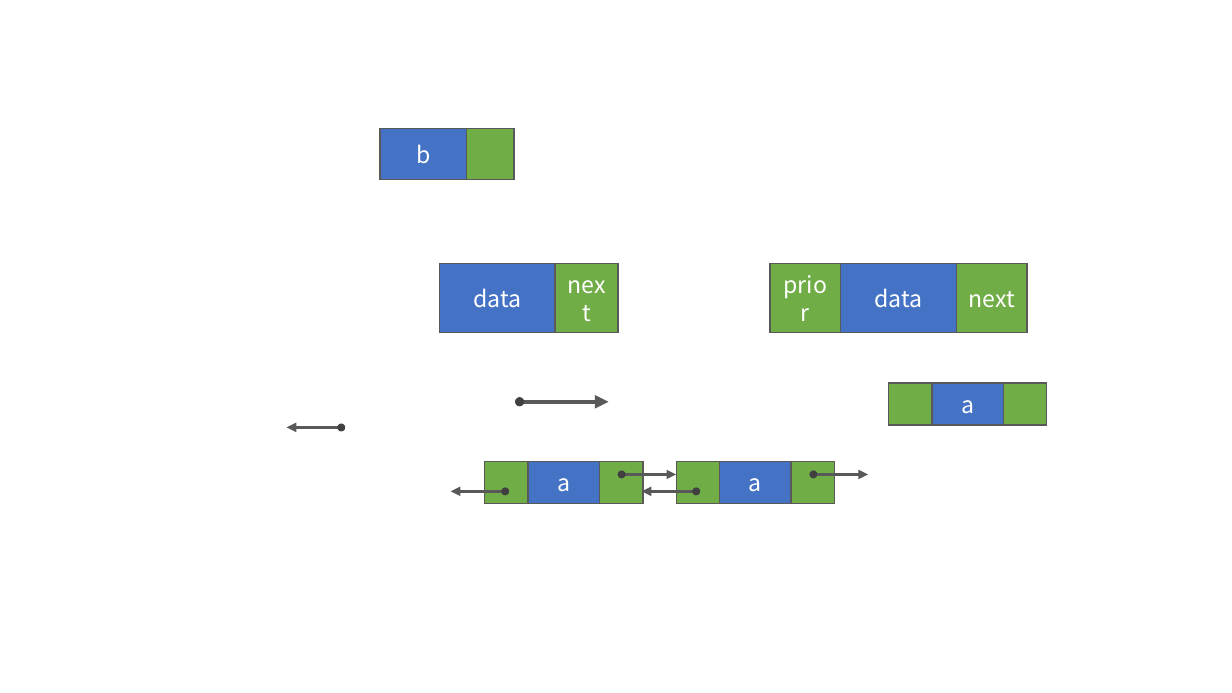
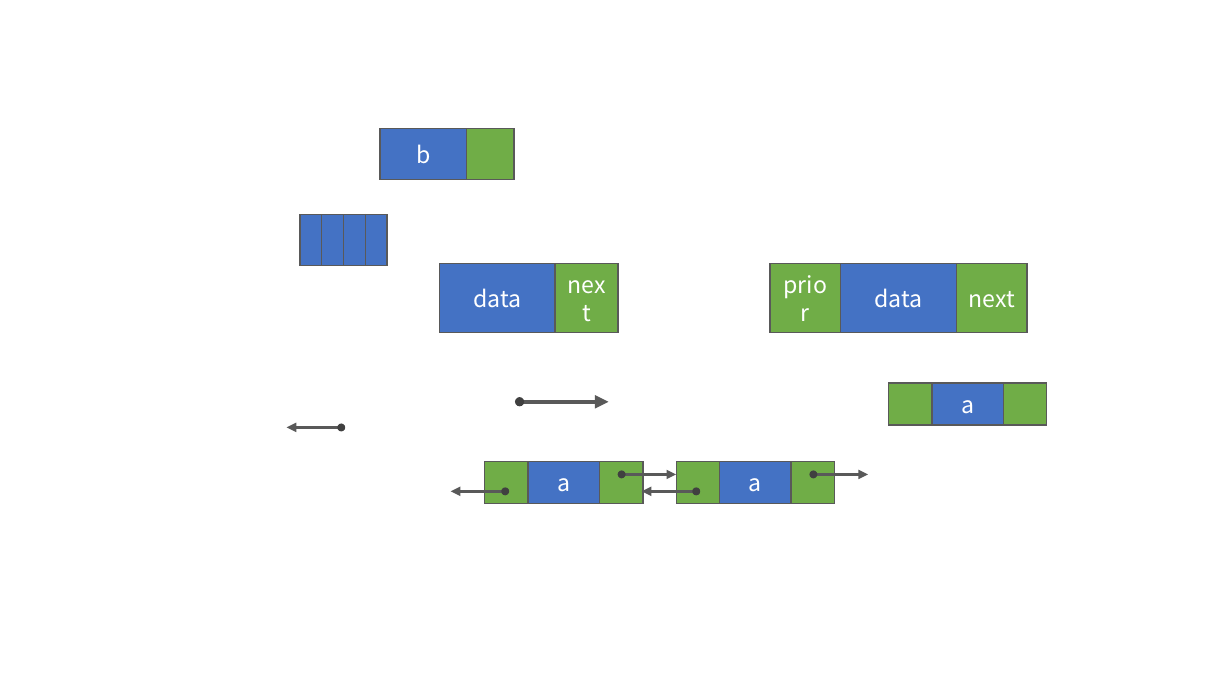
Before and after one commit to vistar-terry/algorithm-cradle, a slide deck: slide 1 of data-structure-and-algorithm/2.线性表/线性表示意图.pptx. Drawn at 1232x693 pixels with LibreOffice and Linux fonts; fonts in the diff are those of the drawing. Boxes give left, top, right and bottom in pixels: in the first picture for what was removed or moved away, otherwise in the second. Text is boxed around its words. In the diff, an @@ line names an element or a change of style, - is before the commit and + after.

```diff
--- a/data-structure-and-algorithm/2.线性表/线性表示意图.pptx
+++ b/data-structure-and-algorithm/2.线性表/线性表示意图.pptx
@@ group added at <box>300,213,387,266</box>: 3 lines, 1 rectangle @@
```
Also in this commit, not shown: 1 other slide changed, 3 other files.
